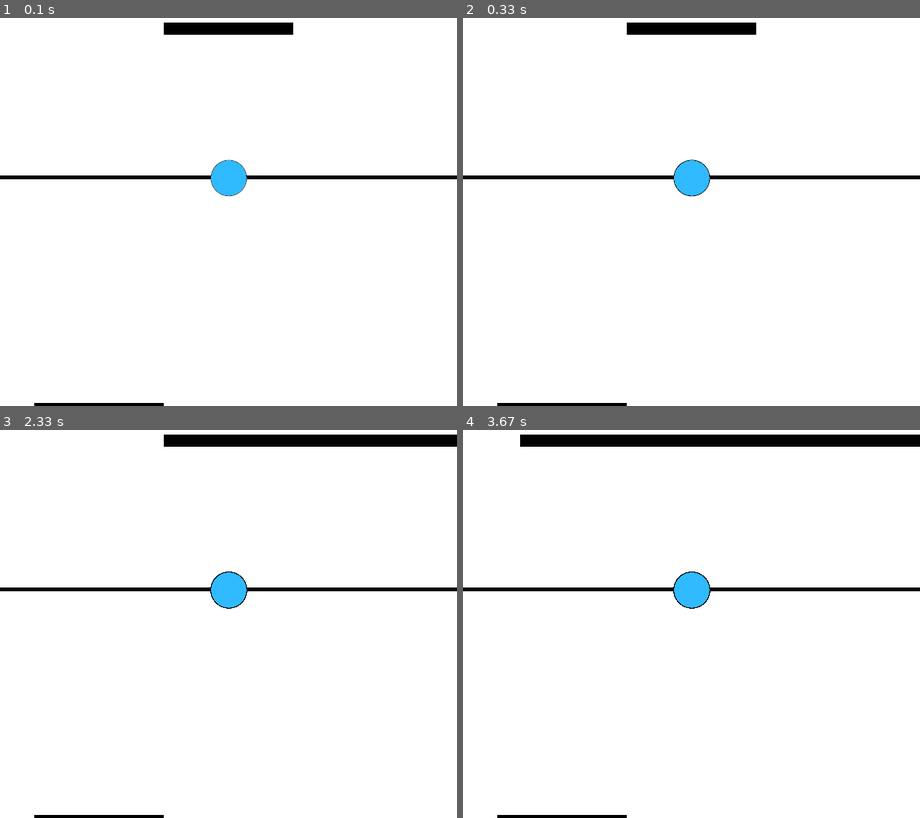
Above: before the commit, frames 1-4 (two rows, left to right).
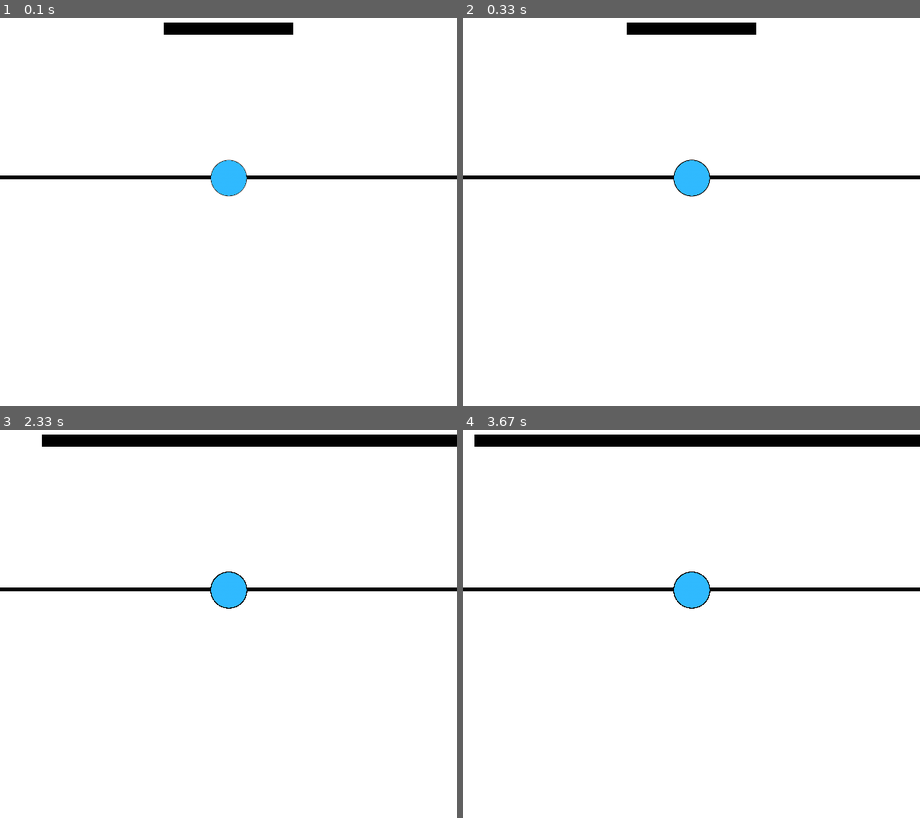
Above: after the commit, the same moments.

Repository: UCHMS19-20/final-project-felicia-and-jimmy
Game: pygame game, started from src/hockeygame.py
Same seed, same stepped clock (60 frames per second), same inputs: the game is played once before the commit and once after it.
Inputs:
- Up to frame 1 (0.1 s): no input
- Up to frame 2 (0.33 s): no input
- Up to frame 3 (2.33 s): hold Right 0.33-0.8 s; hold Right 0.83-1.3 s; hold Left 1.33-1.87 s; hold Left 1.9-2.3 s
- Up to frame 4 (3.67 s): hold Left 3-3.47 s

The runs differ from the first frame. In frame 1, 0.2% of the frame differs, in the area x 7-54%, y 36-100%; in frame 2, 0.3%; in frame 3, 1.1%, in the area x 7-55%, y 1-100%; in frame 4, 0.5%.

Commit message:
Update hockeygame.py

Diff:
--- a/src/hockeygame.py
+++ b/src/hockeygame.py
@@ -47,16 +47,16 @@
         screen.blit(self.image, self.rect)
 
     def moveLeft(self, pixels):
-        self.rect.x-=pixels
+        self.rect.x -=pixels
         if self.rect.x<0:
             self.rect.x=0
     def moveRight(self, pixels):
-        self.rect.x+=pixels
+        self.rect.x +=pixels
         if self.rect.x>600:
             self.rect.x=600
 
 Puck=Puck(275, 275)
-PaddleA=Paddle(30, 550)
+PaddleA=Paddle(300, 400)
 PaddleB=Paddle(200, 50)
 
 
@@ -72,6 +72,7 @@
 pygame.draw.line(screen, BLACK, (0, 299), (600, 299),5)
 pygame.display.flip()
 
+clock=pygame.time.Clock()
 
 while carryOn==True:
     for event in pygame.event.get():
@@ -79,7 +80,7 @@
            carryOn = False
 
     Puck.show()
-    PaddleA.show()
+    #PaddleA.show()
     PaddleB.show()
 
     Puck.start()
@@ -96,5 +97,6 @@
     if keys[pygame.K_RIGHT]:
         PaddleB.moveRight(5)
 
-
+    pygame.display.update()
+    clock.tick(120)
     pygame.display.flip()
